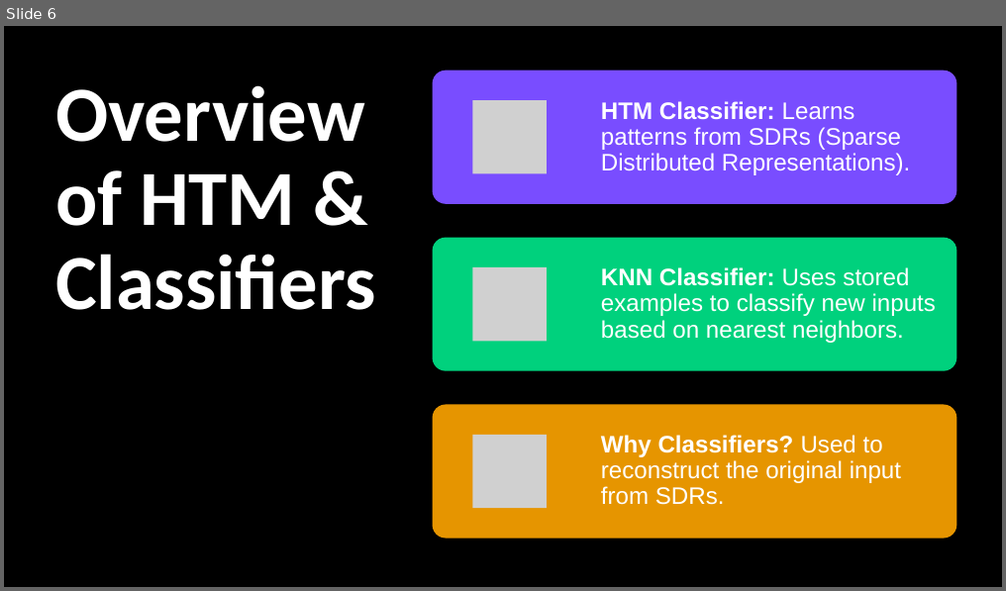
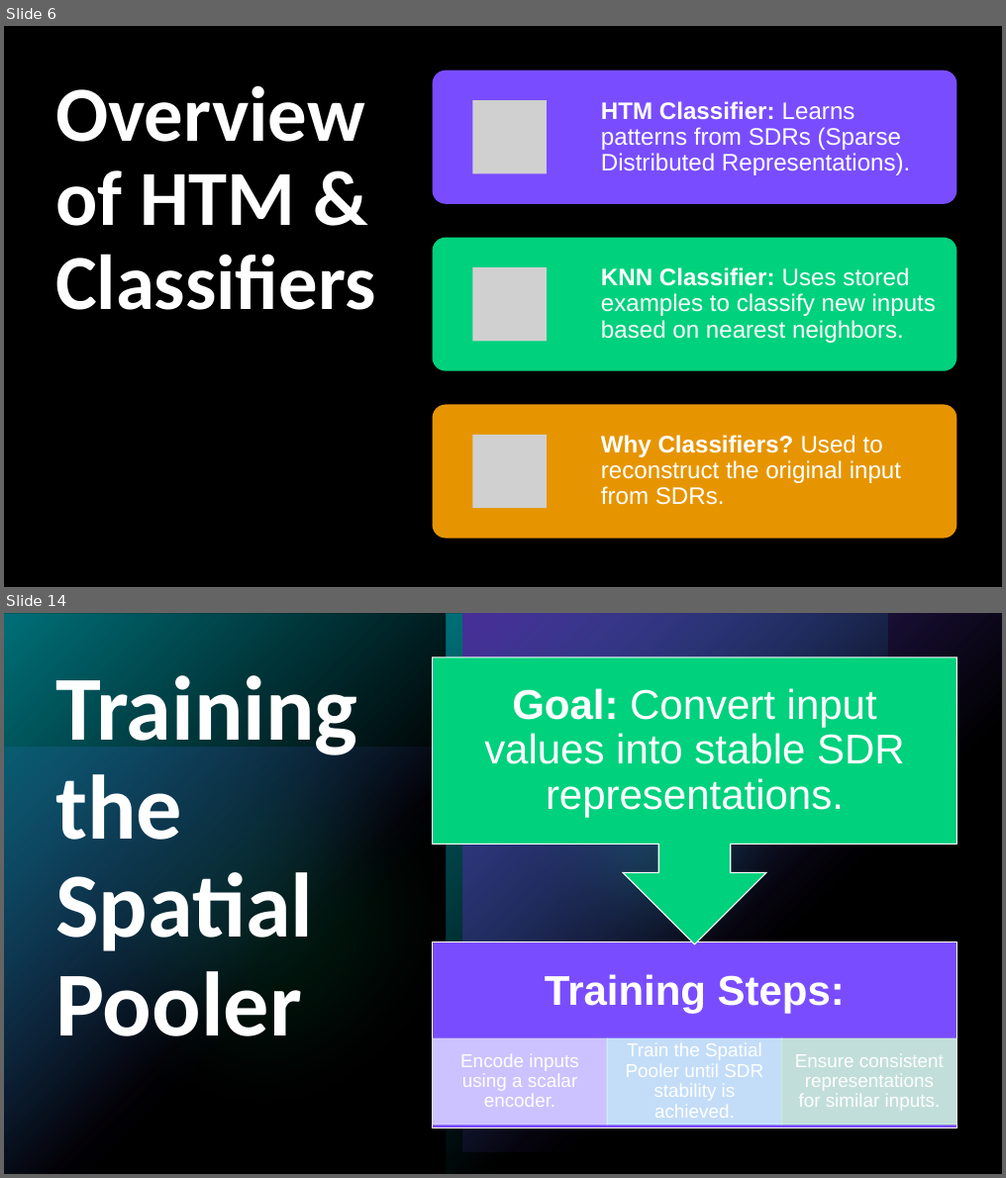
Before and after one commit to prnshubn/neocortexapi-team-untitled, a slide deck: source/Documentation_Team_Untitled/Team_Untitled_Presentation.pptx. Shown one above the other, each under a label of ours: slide 6 before the commit, slides 6 and 14 after it; the slides between them are not shown. The pictures are 1006x591 and 1006x1178 pixels, drawn with LibreOffice and Linux fonts; fonts in the diff are those of the drawing; grey boxes stand for pictures. Boxes give left, top, right and bottom in pixels: in the first picture for what was removed or moved away, otherwise in the second. Text is boxed around its words. In the diff, an @@ line names an element or a change of style, - is before the commit and + after.

```diff
--- a/source/Documentation_Team_Untitled/Team_Untitled_Presentation.pptx
+++ b/source/Documentation_Team_Untitled/Team_Untitled_Presentation.pptx
@@ slide 14 added at [4,613,1002,1174], background #000000; not listed: 5 template elements that a slide beside it also shows @@
@@ rectangle added at [4,613,1002,1174], fill #000000 at 40% opacity @@
@@ ellipse added at [475,646,829,998], fill #00D17D at 60% opacity @@
@@ title added at [55,673,357,1037], 88 pt, text #FFFFFF, bold @@
+Training the Spatial Pooler
@@ group added at [433,658,957,1128]: 5 texts, 4 rectangles, 1 up arrow callout @@
+Training Steps:
+Encode inputs using a scalar encoder.
+Train the Spatial Pooler until SDR stability is achieved.
+Ensure consistent representations for similar inputs.
+Goal: Convert input values into stable SDR representations.
```
Also in this commit, not shown: 9 other slides added.
